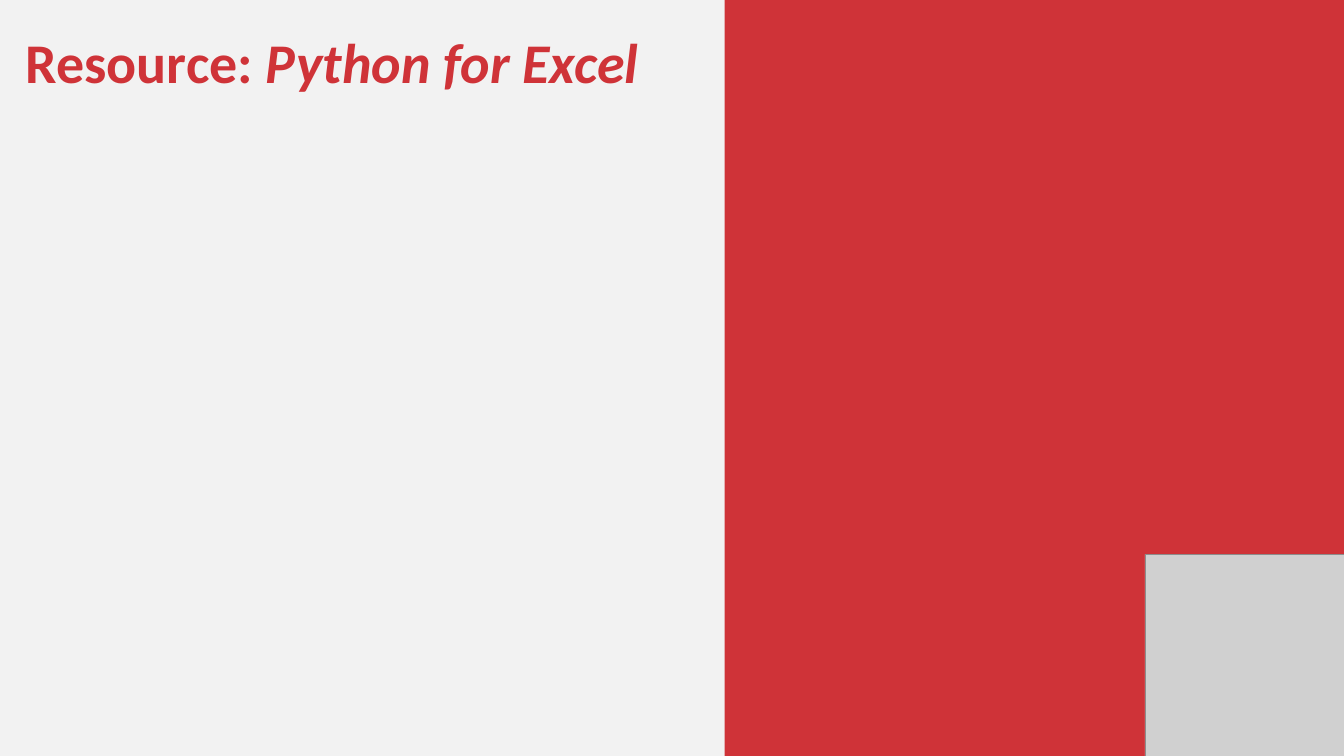
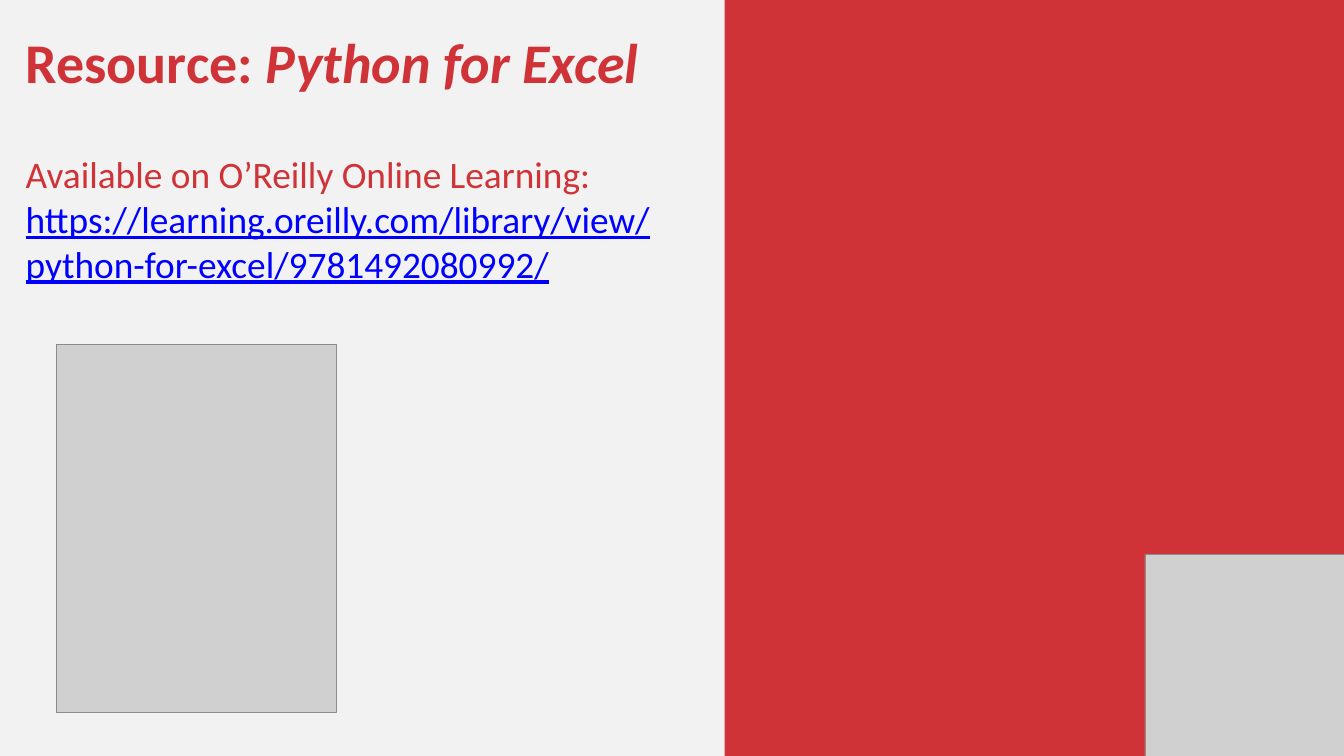
Before and after one commit to stringfestdata/python-powered-excel, a slide deck: slide 20 of python-powered-excel.pptx. Drawn at 1344x756 pixels with LibreOffice and Linux fonts; fonts in the diff are those of the drawing; grey boxes stand for pictures. Boxes give left, top, right and bottom in pixels: in the first picture for what was removed or moved away, otherwise in the second. Text is boxed around its words. In the diff, an @@ line names an element or a change of style, - is before the commit and + after.

```diff
--- a/python-powered-excel.pptx
+++ b/python-powered-excel.pptx
@@ text at (x1=26, y1=162, x2=650, y2=284): paragraph added @@
+Available on O’Reilly Online Learning: https://learning.oreilly.com/library/view/python-for-excel/9781492080992/
@@ picture added at (x1=56, y1=344, x2=336, y2=712) @@
```
Also in this commit, not shown: 5 other slides changed, 4 other files.
